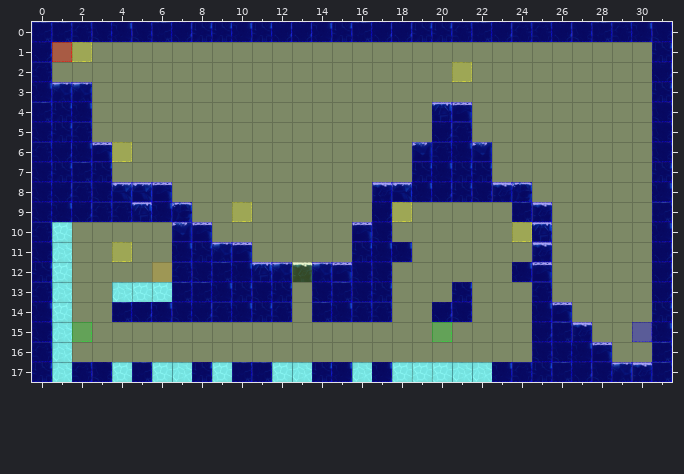
Tiled map, stored at Spellington/src/res/map/mapPlains4.tmx. That is the earlier state.
Cells are 50x50 px. Shown: x 0..31, y 0..17.
Once edited:
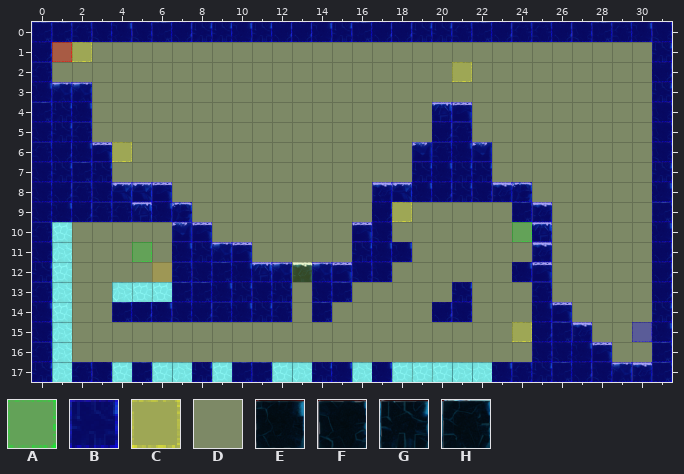
Key: from "collisionTile": A 1, B 3, C 4, D 11; from "frozenPlainsTile": E 41, F 42, G 43, H 44.
_ is an empty cell.
See-through tiles are keyed as they look on the map.
Difference:
{"where": "layer \"terrain\""}
{"y":13,"x":16,"old":"FG","new":"__"}
{"y":14,"x":15,"old":"EHH","new":"___"}
{"where": "layer \"collision\""}
{"y":13,"x":16,"old":"BB","new":"DD"}
{"y":14,"x":15,"old":"BBB","new":"DDD"}
{"where": "layer \"event\""}
{"y":9,"x":10,"old":"C","new":"_"}
{"y":10,"x":24,"old":"C","new":"A"}
{"y":11,"x":4,"old":"C_","new":"_A"}
{"y":15,"x":2,"old":"A","new":"_"}
{"y":15,"x":20,"old":"A","new":"_"}
{"y":15,"x":24,"old":"_","new":"C"}
